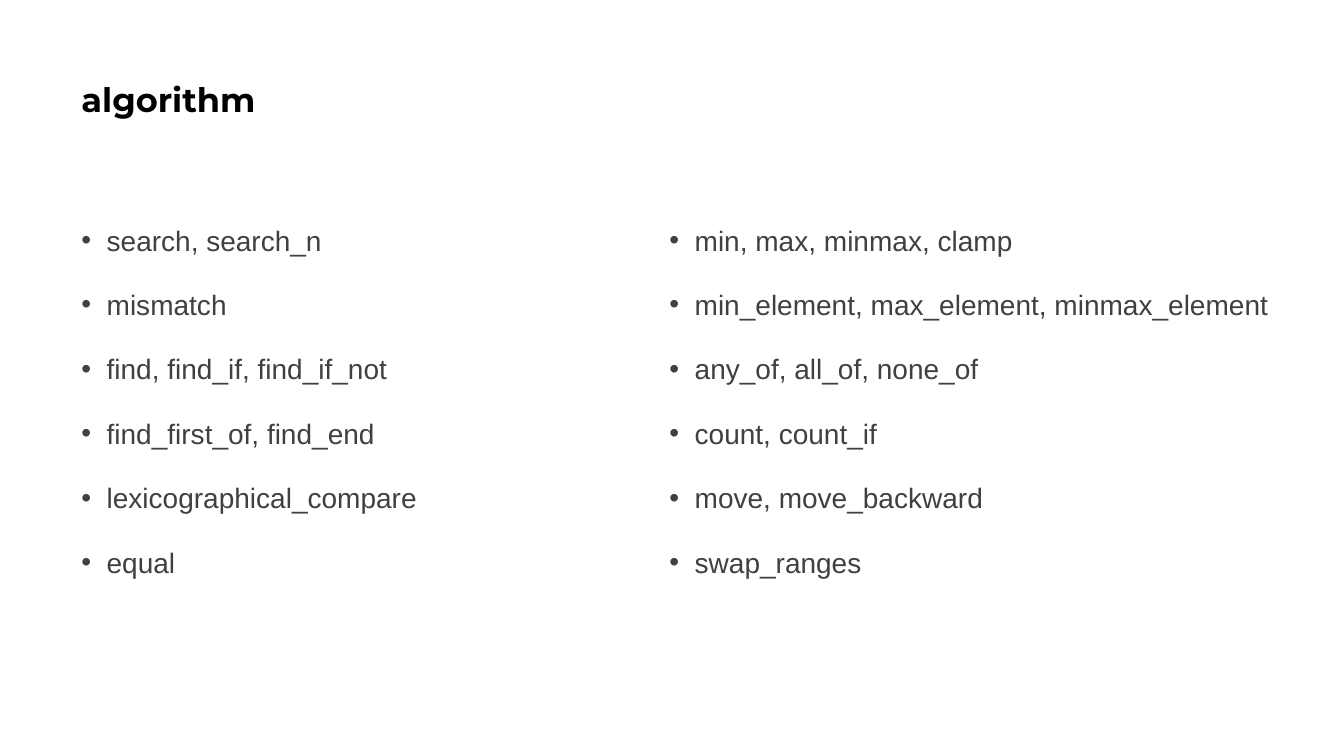
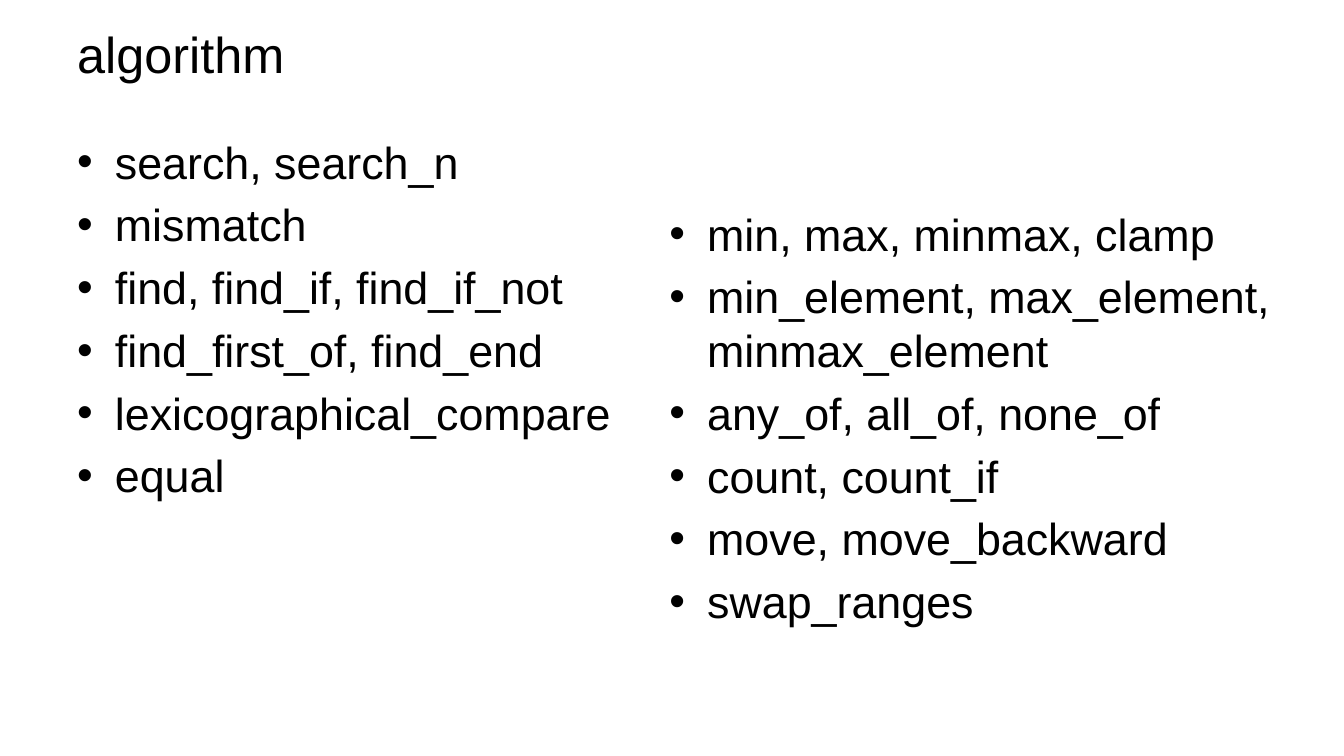
Before and after one commit to parallel101/course, a slide deck: slide 9 of 14/slides.pptx (slide 4 before the commit). Drawn at 1344x756 pixels with LibreOffice and Linux fonts; fonts in the diff are those of the drawing; background and template pictures are left out. Boxes give left, top, right and bottom in pixels: in the first picture for what was removed or moved away, otherwise in the second. Text is boxed around its words. In the diff, an @@ line names an element or a change of style, - is before the commit and + after.

```diff
--- a/14/slides.pptx
+++ b/14/slides.pptx
@@ title "algorithm" moved from (x1=81, y1=85, x2=255, y2=119) to (x1=77, y1=36, x2=284, y2=83) @@
@@ title "algorithm" at (x1=77, y1=36, x2=284, y2=83): size 24 to 36 pt, font Montserrat to Arial, bold off; line spacing 0.9 to 1 @@
@@ text "search, search_n" at (x1=115, y1=146, x2=610, y2=501): size 20 to 32 pt, text colour #404040 to #000000; indent changed; line spacing 1.5 to 1; less space between paragraphs @@
@@ text "search, search_n" moved from (x1=107, y1=230, x2=417, y2=578) to (x1=115, y1=146, x2=610, y2=501) @@
@@ text "min, max, minmax, clamp" at (x1=707, y1=218, x2=1269, y2=627): size 20 to 32 pt, text colour #404040 to #000000; indent changed; line spacing 1.5 to 1; less space between paragraphs @@
```
Also in this commit, not shown: 4 other slides changed, 6 slides added, 1 slide removed, 4 other files.
